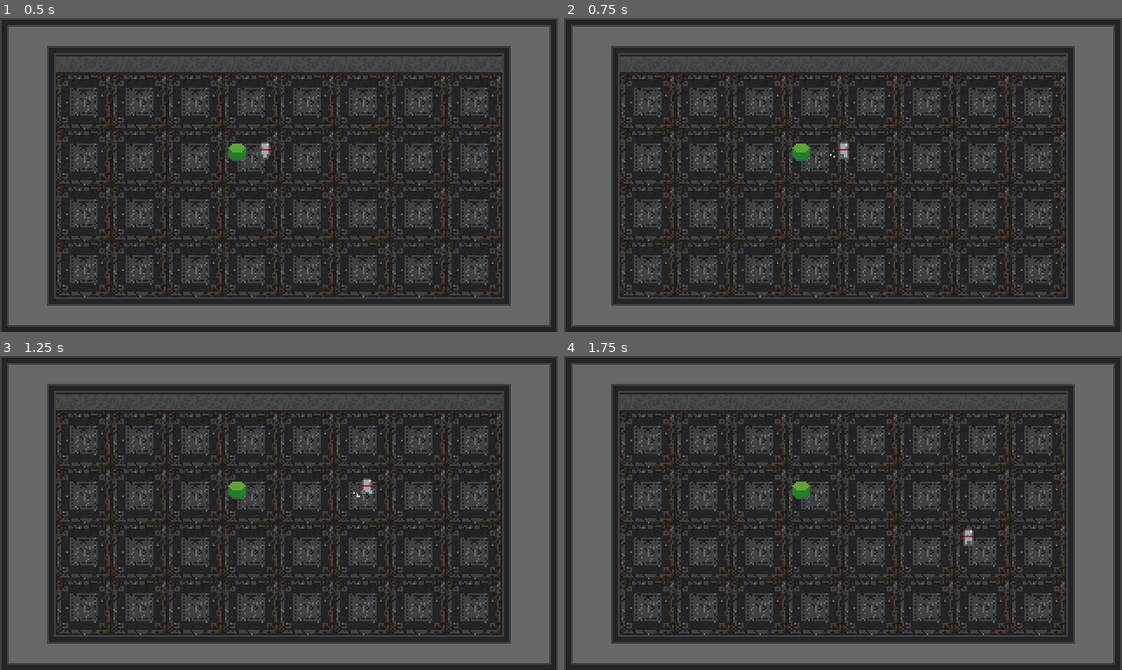
Above: before the commit, frames 1-4 (two rows, left to right).
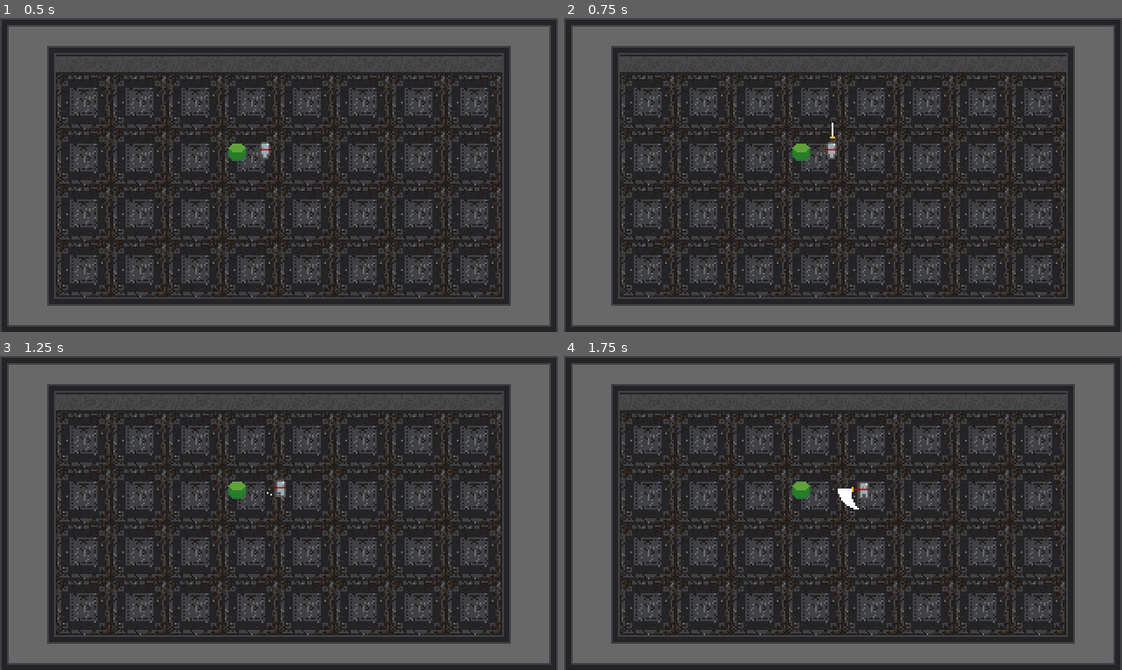
Above: after the commit, the same moments.

Repository: jxprovost/Final_Project-Team_5
Game: Godot game, scene res://World/World.tscn
The game is run twice, just before and just after one commit, with the same random seed, the same clock (stepped at 60 frames per second) and the same inputs.
Inputs:
- Up to frame 1 (0.5 s): no input
- Up to frame 2 (0.75 s): tap Enter at 0.5 s; hold Right (ui_right) from 0.53 s (still down); tap Space (attack, bound only after the commit) at 0.6 s
- Up to frame 3 (1.25 s): keep holding Right (ui_right)
- Up to frame 4 (1.75 s): release Right (ui_right) at 1.28 s; hold Down (ui_down) from 1.28 s (still down); tap Space (attack, bound only after the commit) at 1.35 s

Frame 1 is identical in both runs. In frame 2, 0.2% of the frame differs, in the area x 46-52%, y 33-45%; in frame 3, 0.2%; in frame 4, 0.3%, in the area x 49-74%, y 40-61%.

Commit message:
Add attack animations and state machine.

Diff:
--- a/Project/Player/Player.gd
+++ b/Project/Player/Player.gd
@@ -1,9 +1,16 @@
 extends KinematicBody2D
+
+enum {
+	MOVE,
+	ROLL,
+	ATTACK,
+}
 
 const _ACCELERATION = 400
 const _FRICTION = 400
 const _MAX_SPEED = 100
 
+var _state = MOVE
 var _velocity = Vector2.ZERO
 
 onready var animation_player = $AnimationPlayer
@@ -11,7 +18,23 @@
 onready var animation_state = animation_tree.get("parameters/playback")
 
 
+func _ready():
+	animation_tree.active = true
+
+
 func _physics_process(delta):
+	match _state:
+		MOVE:
+			move_state(delta)
+
+		ROLL:
+			pass
+
+		ATTACK:
+			attack_state(delta)
+
+
+func move_state(delta):
 	var input_vector = Vector2.ZERO
 	input_vector.x = Input.get_action_strength("ui_right") - Input.get_action_strength("ui_left")
 	input_vector.y = Input.get_action_strength("ui_down") - Input.get_action_strength("ui_up")
@@ -20,11 +43,23 @@
 	if input_vector != Vector2.ZERO:
 		animation_tree.set("parameters/Idle/blend_position", input_vector)
 		animation_tree.set("parameters/Run/blend_position", input_vector)
+		animation_tree.set("parameters/Attack/blend_position", input_vector)
 		animation_state.travel("Run")
 		_velocity = _velocity.move_toward(input_vector * _MAX_SPEED, _ACCELERATION * delta)
 	else:
 		animation_state.travel("Idle")
 		_velocity = _velocity.move_toward(Vector2.ZERO, _FRICTION * delta)
 
-	print(_velocity)
 	_velocity = move_and_slide(_velocity)
+
+	if Input.is_action_just_pressed("attack"):
+		_state = ATTACK
+
+
+func attack_state(_delta):
+	_velocity = Vector2.ZERO
+	animation_state.travel("Attack")
+
+
+func attack_animation_finished():
+	_state = MOVE
--- a/Project/Player/Player.tscn
+++ b/Project/Player/Player.tscn
@@ -7,6 +7,126 @@
 radius = 1.0
 height = 4.0
 
+[sub_resource type="Animation" id=27]
+resource_name = "AttackDown"
+length = 0.4
+tracks/0/type = "value"
+tracks/0/path = NodePath("Sprite:frame")
+tracks/0/interp = 1
+tracks/0/loop_wrap = true
+tracks/0/imported = false
+tracks/0/enabled = true
+tracks/0/keys = {
+"times": PoolRealArray( 0, 0.1, 0.2, 0.3 ),
+"transitions": PoolRealArray( 1, 1, 1, 1 ),
+"update": 1,
+"values": [ 32, 33, 34, 35 ]
+}
+tracks/1/type = "method"
+tracks/1/path = NodePath(".")
+tracks/1/interp = 1
+tracks/1/loop_wrap = true
+tracks/1/imported = false
+tracks/1/enabled = true
+tracks/1/keys = {
+"times": PoolRealArray( 0.4 ),
+"transitions": PoolRealArray( 1 ),
+"values": [ {
+"args": [  ],
+"method": "attack_animation_finished"
+} ]
+}
+
+[sub_resource type="Animation" id=28]
+resource_name = "AttackLeft"
+length = 0.4
+tracks/0/type = "value"
+tracks/0/path = NodePath("Sprite:frame")
+tracks/0/interp = 1
+tracks/0/loop_wrap = true
+tracks/0/imported = false
+tracks/0/enabled = true
+tracks/0/keys = {
+"times": PoolRealArray( 0, 0.1, 0.2, 0.3 ),
+"transitions": PoolRealArray( 1, 1, 1, 1 ),
+"update": 1,
+"values": [ 40, 41, 42, 43 ]
+}
+tracks/1/type = "method"
+tracks/1/path = NodePath(".")
+tracks/1/interp = 1
+tracks/1/loop_wrap = true
+tracks/1/imported = false
+tracks/1/enabled = true
+tracks/1/keys = {
+"times": PoolRealArray( 0.4 ),
+"transitions": PoolRealArray( 1 ),
+"values": [ {
+"args": [  ],
+"method": "attack_animation_finished"
+} ]
+}
+
+[sub_resource type="Animation" id=29]
+resource_name = "AttackRight"
+length = 0.4
+tracks/0/type = "value"
+tracks/0/path = NodePath("Sprite:frame")
+tracks/0/interp = 1
+tracks/0/loop_wrap = true
+tracks/0/imported = false
+tracks/0/enabled = true
+tracks/0/keys = {
+"times": PoolRealArray( 0, 0.1, 0.2, 0.3 ),
+"transitions": PoolRealArray( 1, 1, 1, 1 ),
+"update": 1,
+"values": [ 36, 37, 38, 39 ]
+}
+tracks/1/type = "method"
+tracks/1/path = NodePath(".")
+tracks/1/interp = 1
+tracks/1/loop_wrap = true
+tracks/1/imported = false
+tracks/1/enabled = true
+tracks/1/keys = {
+"times": PoolRealArray( 0.4 ),
+"transitions": PoolRealArray( 1 ),
+"values": [ {
+"args": [  ],
+"method": "attack_animation_finished"
+} ]
+}
+
+[sub_resource type="Animation" id=30]
+resource_name = "AttackUp"
+length = 0.4
+tracks/0/type = "value"
+tracks/0/path = NodePath("Sprite:frame")
+tracks/0/interp = 1
+tracks/0/loop_wrap = true
+tracks/0/imported = false
+tracks/0/enabled = true
+tracks/0/keys = {
+"times": PoolRealArray( 0, 0.1, 0.2, 0.3 ),
+"transitions": PoolRealArray( 1, 1, 1, 1 ),
+"update": 1,
+"values": [ 44, 45, 46, 47 ]
+}
+tracks/1/type = "method"
+tracks/1/path = NodePath(".")
+tracks/1/interp = 1
+tracks/1/loop_wrap = true
+tracks/1/imported = false
+tracks/1/enabled = true
+tracks/1/keys = {
+"times": PoolRealArray( 0.4 ),
+"transitions": PoolRealArray( 1 ),
+"values": [ {
+"args": [  ],
+"method": "attack_animation_finished"
+} ]
+}
+
 [sub_resource type="Animation" id=5]
 resource_name = "IdleDown"
 length = 0.5
@@ -146,6 +266,31 @@
 "update": 1,
 "values": [ 26, 27, 28, 29, 30, 31 ]
 }
+
+[sub_resource type="AnimationNodeAnimation" id=31]
+animation = "AttackLeft"
+
+[sub_resource type="AnimationNodeAnimation" id=32]
+animation = "AttackDown"
+
+[sub_resource type="AnimationNodeAnimation" id=33]
+animation = "AttackRight"
+
+[sub_resource type="AnimationNodeAnimation" id=34]
+animation = "AttackUp"
+
+[sub_resource type="AnimationNodeBlendSpace2D" id=35]
+blend_point_0/node = SubResource( 31 )
+blend_point_0/pos = Vector2( -1, 0 )
+blend_point_1/node = SubResource( 32 )
+blend_point_1/pos = Vector2( 0, 1.1 )
+blend_point_2/node = SubResource( 33 )
+blend_point_2/pos = Vector2( 1, 0 )
+blend_point_3/node = SubResource( 34 )
+blend_point_3/pos = Vector2( 0, -1.1 )
+min_space = Vector2( -1, -1.1 )
+max_space = Vector2( 1, 1.1 )
+blend_mode = 1
 
 [sub_resource type="AnimationNodeAnimation" id=13]
 animation = "IdleLeft"
@@ -201,12 +346,18 @@
 
 [sub_resource type="AnimationNodeStateMachineTransition" id=26]
 
+[sub_resource type="AnimationNodeStateMachineTransition" id=36]
+
+[sub_resource type="AnimationNodeStateMachineTransition" id=37]
+
 [sub_resource type="AnimationNodeStateMachine" id=18]
+states/Attack/node = SubResource( 35 )
+states/Attack/position = Vector2( 275, 158.032 )
 states/Idle/node = SubResource( 17 )
 states/Idle/position = Vector2( 275, 36 )
 states/Run/node = SubResource( 24 )
 states/Run/position = Vector2( 468, 36 )
-transitions = [ "Idle", "Run", SubResource( 25 ), "Run", "Idle", SubResource( 26 ) ]
+transitions = [ "Idle", "Run", SubResource( 25 ), "Run", "Idle", SubResource( 26 ), "Idle", "Attack", SubResource( 36 ), "Attack", "Idle", SubResource( 37 ) ]
 start_node = "Idle"
 graph_offset = Vector2( 0, -55.968 )
 
@@ -219,13 +370,18 @@
 position = Vector2( 0, -5 )
 texture = ExtResource( 3 )
 hframes = 32
-frame = 7
+vframes = 2
+frame = 47
 
 [node name="CollisionShape2D" type="CollisionShape2D" parent="."]
 rotation = -1.5708
 shape = SubResource( 4 )
 
 [node name="AnimationPlayer" type="AnimationPlayer" parent="."]
+anims/AttackDown = SubResource( 27 )
+anims/AttackLeft = SubResource( 28 )
+anims/AttackRight = SubResource( 29 )
+anims/AttackUp = SubResource( 30 )
 anims/IdleDown = SubResource( 5 )
 anims/IdleLeft = SubResource( 10 )
 anims/IdleRight = SubResource( 11 )
@@ -238,7 +394,7 @@
 [node name="AnimationTree" type="AnimationTree" parent="."]
 tree_root = SubResource( 18 )
 anim_player = NodePath("../AnimationPlayer")
-active = true
 parameters/playback = SubResource( 19 )
+parameters/Attack/blend_position = Vector2( -0.0213333, 0.650365 )
 parameters/Idle/blend_position = Vector2( 0, 0 )
 parameters/Run/blend_position = Vector2( 0, 0 )
--- a/Project/project.godot
+++ b/Project/project.godot
@@ -46,6 +46,43 @@
 "svg/scale": 1.0
 }
 
+[input]
+
+ui_left={
+"deadzone": 0.5,
+"events": [ Object(InputEventKey,"resource_local_to_scene":false,"resource_name":"","device":0,"alt":false,"shift":false,"control":false,"meta":false,"command":false,"pressed":false,"scancode":16777231,"unicode":0,"echo":false,"script":null)
+, Object(InputEventJoypadButton,"resource_local_to_scene":false,"resource_name":"","device":0,"button_index":14,"pressure":0.0,"pressed":false,"script":null)
+, Object(InputEventKey,"resource_local_to_scene":false,"resource_name":"","device":0,"alt":false,"shift":false,"control":false,"meta":false,"command":false,"pressed":false,"scancode":65,"unicode":0,"echo":false,"script":null)
+ ]
+}
+ui_right={
+"deadzone": 0.5,
+"events": [ Object(InputEventKey,"resource_local_to_scene":false,"resource_name":"","device":0,"alt":false,"shift":false,"control":false,"meta":false,"command":false,"pressed":false,"scancode":16777233,"unicode":0,"echo":false,"script":null)
+, Object(InputEventJoypadButton,"resource_local_to_scene":false,"resource_name":"","device":0,"button_index":15,"pressure":0.0,"pressed":false,"script":null)
+, Object(InputEventKey,"resource_local_to_scene":false,"resource_name":"","device":0,"alt":false,"shift":false,"control":false,"meta":false,"command":false,"pressed":false,"scancode":68,"unicode":0,"echo":false,"script":null)
+ ]
+}
+ui_up={
+"deadzone": 0.5,
+"events": [ Object(InputEventKey,"resource_local_to_scene":false,"resource_name":"","device":0,"alt":false,"shift":false,"control":false,"meta":false,"command":false,"pressed":false,"scancode":16777232,"unicode":0,"echo":false,"script":null)
+, Object(InputEventJoypadButton,"resource_local_to_scene":false,"resource_name":"","device":0,"button_index":12,"pressure":0.0,"pressed":false,"script":null)
+, Object(InputEventKey,"resource_local_to_scene":false,"resource_name":"","device":0,"alt":false,"shift":false,"control":false,"meta":false,"command":false,"pressed":false,"scancode":87,"unicode":0,"echo":false,"script":null)
+ ]
+}
+ui_down={
+"deadzone": 0.5,
+"events": [ Object(InputEventKey,"resource_local_to_scene":false,"resource_name":"","device":0,"alt":false,"shift":false,"control":false,"meta":false,"command":false,"pressed":false,"scancode":16777234,"unicode":0,"echo":false,"script":null)
+, Object(InputEventJoypadButton,"resource_local_to_scene":false,"resource_name":"","device":0,"button_index":13,"pressure":0.0,"pressed":false,"script":null)
+, Object(InputEventKey,"resource_local_to_scene":false,"resource_name":"","device":0,"alt":false,"shift":false,"control":false,"meta":false,"command":false,"pressed":false,"scancode":83,"unicode":0,"echo":false,"script":null)
+ ]
+}
+attack={
+"deadzone": 0.5,
+"events": [ Object(InputEventKey,"resource_local_to_scene":false,"resource_name":"","device":0,"alt":false,"shift":false,"control":false,"meta":false,"command":false,"pressed":false,"scancode":32,"unicode":0,"echo":false,"script":null)
+, Object(InputEventKey,"resource_local_to_scene":false,"resource_name":"","device":0,"alt":false,"shift":false,"control":false,"meta":false,"command":false,"pressed":false,"scancode":74,"unicode":0,"echo":false,"script":null)
+ ]
+}
+
 [physics]
 
 common/enable_pause_aware_picking=true
Not shown: 1 places in Project/Player/Player.tscn that only renumber resources
Binary file changed: Project/Player/player_sprite_sheet.png
